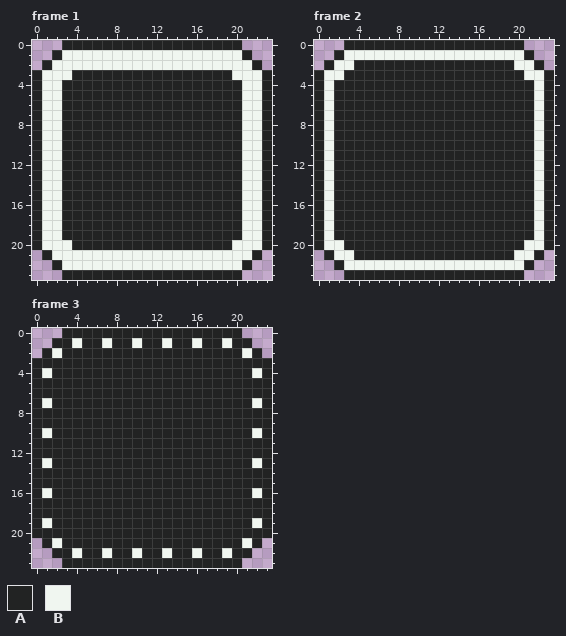
Pixel-art file, stored at raw/graphics/ui/button_border.aseprite. The picture above is the old version.
24x24 pixels, 3 frames. Shown: frame 1, frame 2, frame 3.
Palette (. is transparent): A #222323  B #f0f6f0
After the commit:
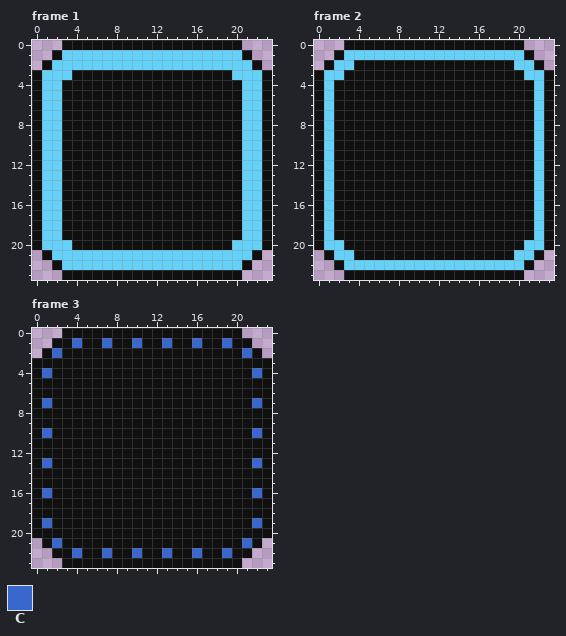
Colours new in this view: C #3a67cc
Changes in this commit:
colour A: #222323 -> #101010
colour B: #f0f6f0 -> #65d1f8
Frame 3, layer "Button":
y 1: x 4 B -> C; x 7 B -> C; x 10 B -> C; x 13 B -> C; x 16 B -> C; x 19 B -> C
y 2: x 2 B -> C; x 21 B -> C
y 4: x 1 B -> C; x 22 B -> C
y 7: x 1 B -> C; x 22 B -> C
y 10: x 1 B -> C; x 22 B -> C
y 13: x 1 B -> C; x 22 B -> C
y 16: x 1 B -> C; x 22 B -> C
y 19: x 1 B -> C; x 22 B -> C
y 21: x 2 B -> C; x 21 B -> C
y 22: x 4 B -> C; x 7 B -> C; x 10 B -> C; x 13 B -> C; x 16 B -> C; x 19 B -> C
